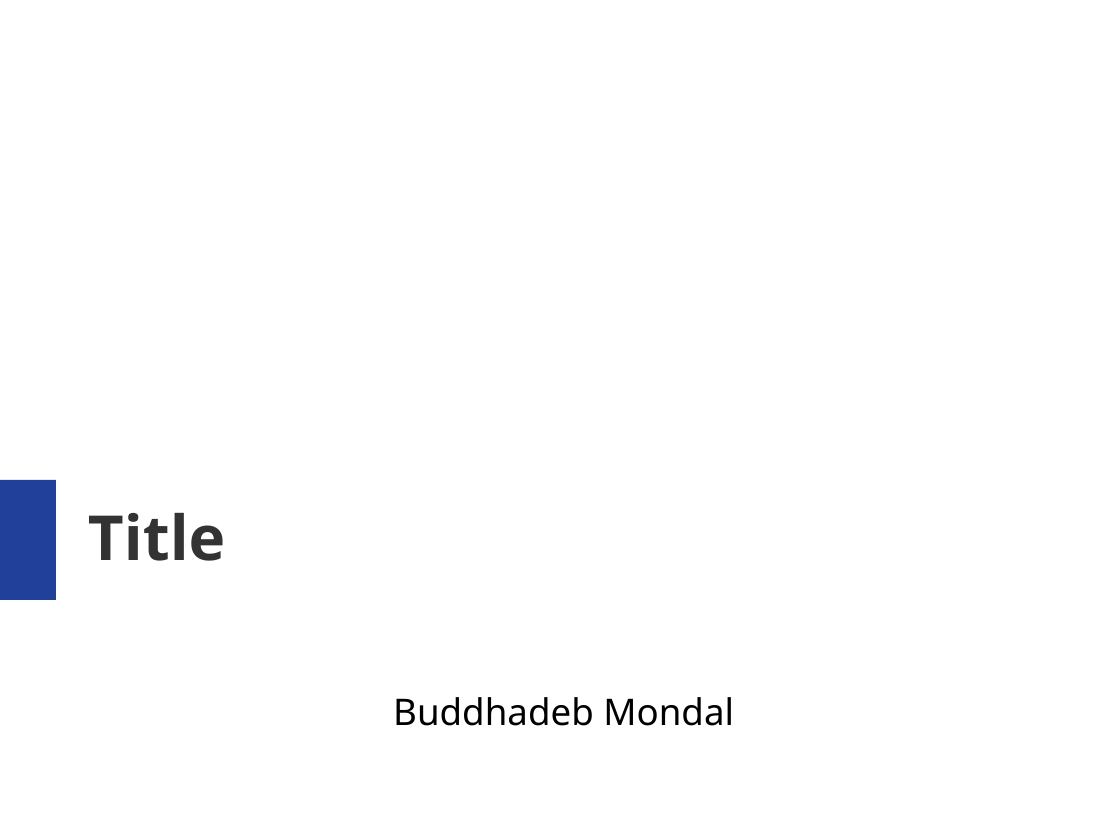
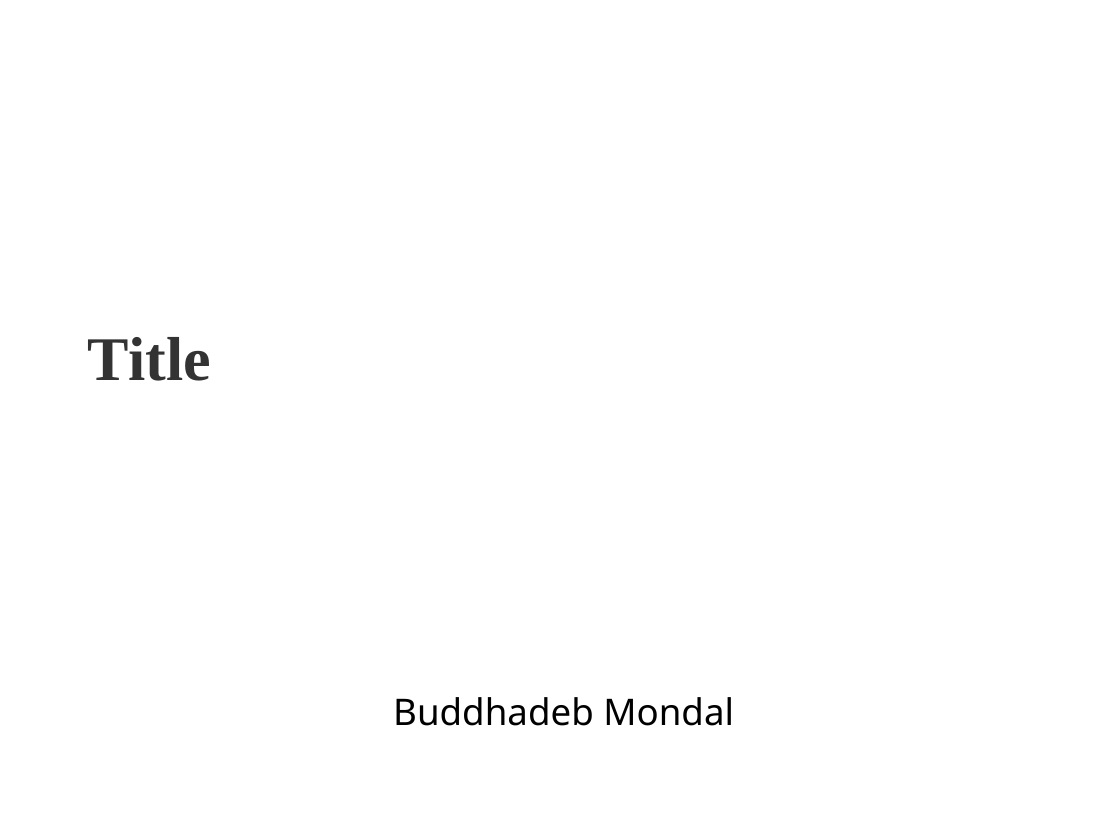
Before and after one commit to bmondaliitb/study_material_sync_ipad, a slide deck: slide 1 of template.odp. Drawn at 1120x840 pixels with LibreOffice and Linux fonts; fonts in the diff are those of the drawing; background and template pictures are left out. Boxes give left, top, right and bottom in pixels: in the first picture for what was removed or moved away, otherwise in the second. Text is boxed around its words. In the diff, an @@ line names an element or a change of style, - is before the commit and + after.

```diff
--- a/template.odp
+++ b/template.odp
@@ title "Title" moved from (x1=88, y1=513, x2=225, y2=561) to (x1=88, y1=337, x2=211, y2=381) @@
@@ title "Title" at (x1=88, y1=337, x2=211, y2=381): font Noto Sans to Times New Roman @@
@@ rectangle removed at (x1=0, y1=480, x2=56, y2=600) @@
```
Also in this commit, not shown: 1 slide added, 1 slide removed, 20 other files.
